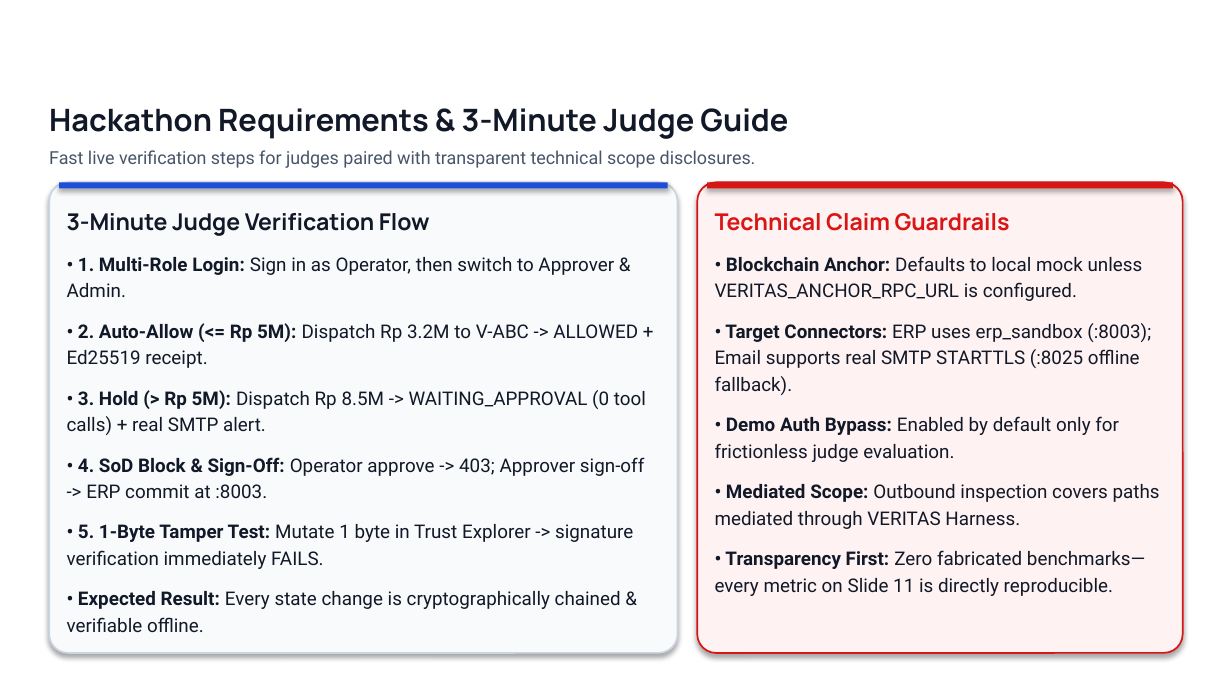
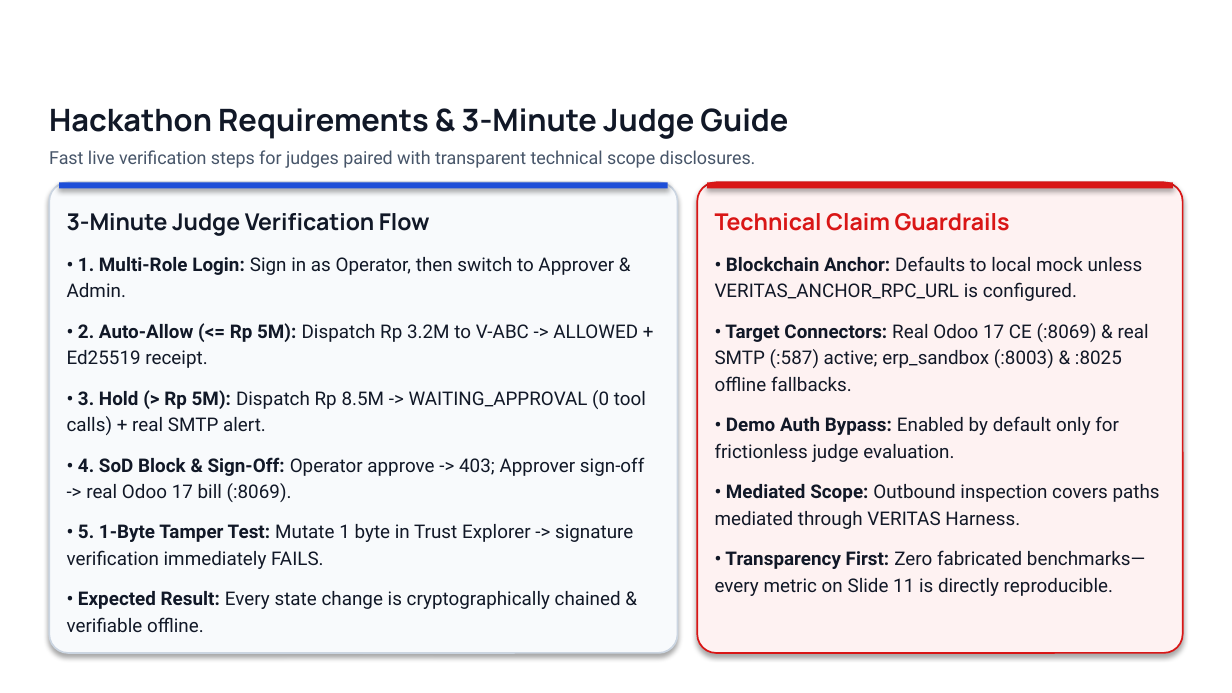
Before and after one commit to ArrafiNurHafiz/Veritas-Ai, a slide deck: slide 14 of docs/VERITAS_AI_Build2036_Deck.pptx. Drawn at 1232x693 pixels with LibreOffice and Linux fonts; fonts in the diff are those of the drawing; background and template pictures are left out. Boxes give left, top, right and bottom in pixels: in the first picture for what was removed or moved away, otherwise in the second. Text is boxed around its words. In the diff, an @@ line names an element or a change of style, - is before the commit and + after.

```diff
--- a/docs/VERITAS_AI_Build2036_Deck.pptx
+++ b/docs/VERITAS_AI_Build2036_Deck.pptx
@@ text at box(715, 323, 1149, 391): text changed @@
-• Target Connectors: ERP uses erp_sandbox (:8003); Email supports real SMTP STARTTLS (:8025 offline fallback).
+• Target Connectors: Real Odoo 17 CE (:8069) & real SMTP (:587) active; erp_sandbox (:8003) & :8025 offline fallbacks.
@@ text at box(78, 457, 644, 502): text changed @@
-• 4. SoD Block & Sign-Off: Operator approve -> 403; Approver sign-off -> ERP commit at :8003.
+• 4. SoD Block & Sign-Off: Operator approve -> 403; Approver sign-off -> real Odoo 17 bill (:8069).
```
Also in this commit, not shown: 11 other slides changed.
